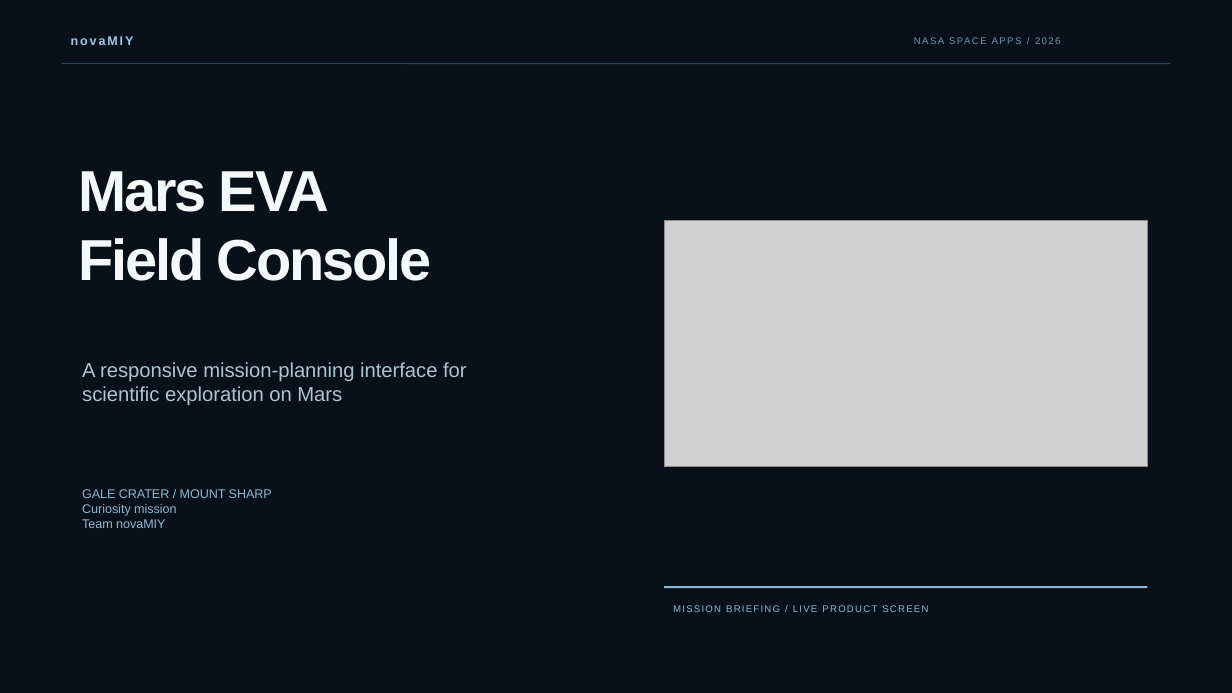
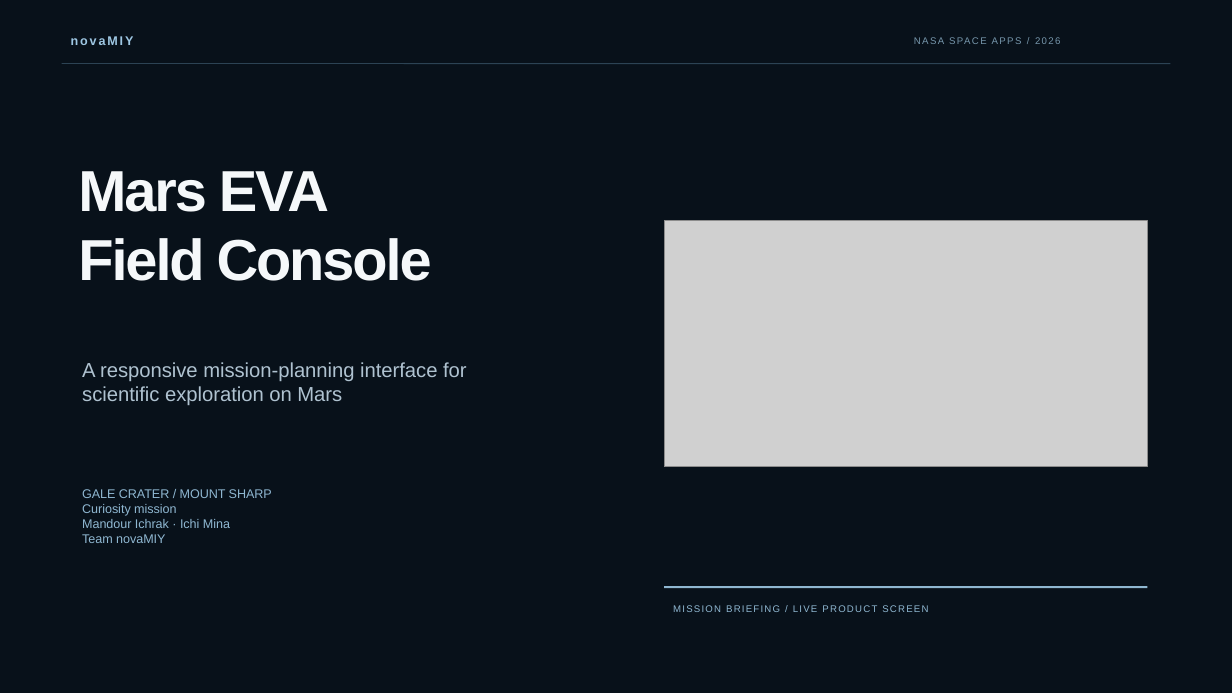
Before and after one commit to ichrakmandour2005-max/NasaMapMars, a slide deck: slide 1 of .codex-ppt-build/novaMIY_mars_eva_console.pptx. Drawn at 1232x693 pixels with LibreOffice and Linux fonts; fonts in the diff are those of the drawing; grey boxes stand for pictures. Boxes give left, top, right and bottom in pixels: in the first picture for what was removed or moved away, otherwise in the second. Text is boxed around its words. In the diff, an @@ line names an element or a change of style, - is before the commit and + after.

```diff
--- a/.codex-ppt-build/novaMIY_mars_eva_console.pptx
+++ b/.codex-ppt-build/novaMIY_mars_eva_console.pptx
@@ text at bbox=[82, 519, 230, 528]: paragraph added @@
+Mandour Ichrak · Ichi Mina
```
Also in this commit, not shown: 6 other files.
